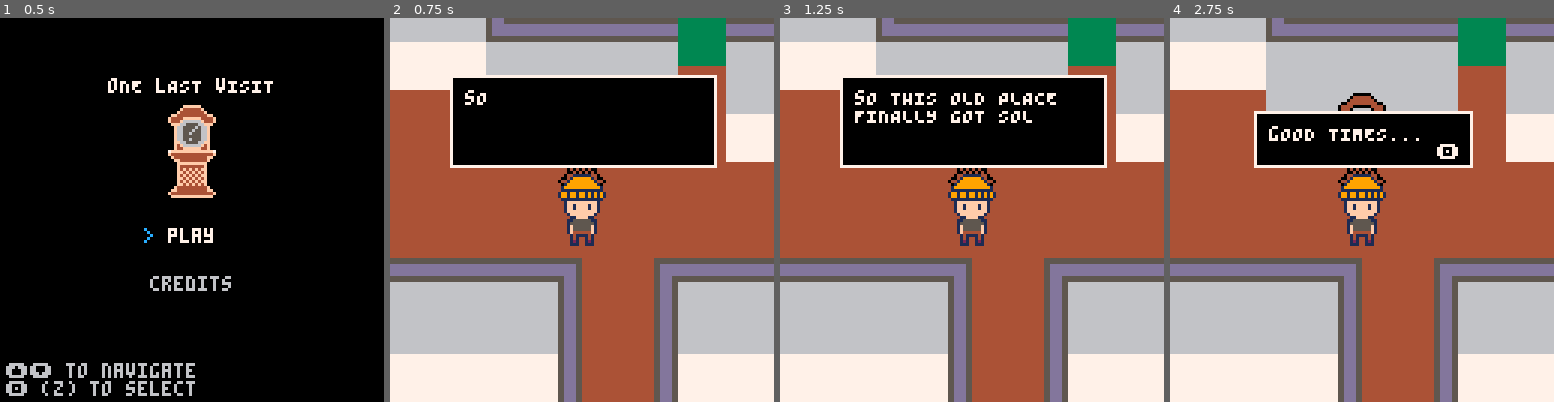
Above: before the commit, frames 1-4 (left to right).
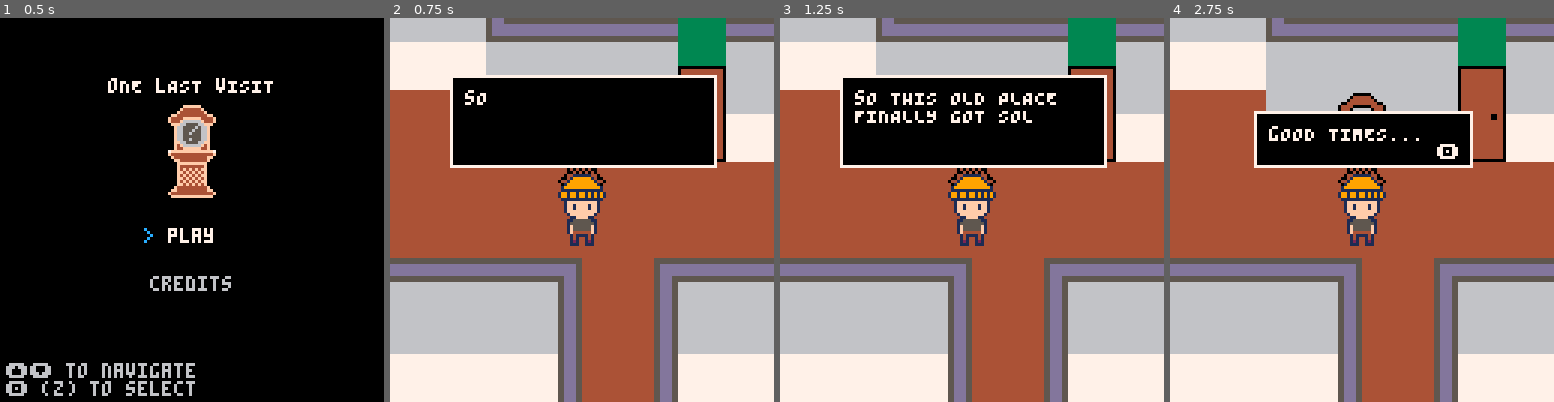
Above: after the commit, the same moments.

Repository: PaoloPortugal/one-last-visit
Game: PICO-8 cartridge mini-jam.p8
Same seed, same stepped clock (60 frames per second), same inputs: the game is played once before the commit and once after it.
Inputs:
- Up to frame 1 (0.5 s): tap X (X key) at 0.33 s
- Up to frame 2 (0.75 s): tap O (Z key) at 0.7 s
- Up to frame 3 (1.25 s): tap X (X key) at 1.07 s
- Up to frame 4 (2.75 s): hold Right 1.6-2.1 s; tap O (Z key) at 1.7, 2.1, 2.5 s; tap X (X key) at 1.85 s; hold Up 2.15-2.42 s; hold Right from 2.47 s (still down)

Frame 1 is identical in both runs. In frame 2, 0.3% of the frame differs, in the area x 75-88%, y 12-38%; in frame 3, 0.3%; in frame 4, 0.5%.

Commit message:
Game is done

Diff:
--- a/entities.lua
+++ b/entities.lua
@@ -19,7 +19,10 @@
             ["water bucket"]=52,
             ["hammer"]=53,
             ["backyard key"]=54,
-            ["bedroom key"]=55
+            ["bedroom key"]=55,
+            ["moofys' Wumpus (easter egg)"]=177,
+            ["Elhombrellave's key (easter egg)"]=176,
+            ["Maku's musical note (easter egg)"]=178
         }
     },
     chair=64,
@@ -398,6 +401,7 @@
                     player.interacting=false
                     mset(70,15,197)
                     mset(71,15,198)
+                    sfx(14)
                 end
             end
         end,
@@ -434,6 +438,7 @@
                         self.interacting=false
                         player.interacting=false
                         shelf.dead=true
+                        sfx(15)
                     end
                 else
                     player.x=self.snap_tile_x*8
@@ -540,6 +545,8 @@
                 elseif player.second_timeshift then
                     spawn_dialogue(player.x,player.y-16,{"And now I'm back...?","I mean... I guess I've seen weirder stuff"})
                     player.second_timeshift=false
+                else
+                    sfx(13)
                 end
             end,
             update=function(self)
@@ -623,6 +630,7 @@
                 player.interacting=false
                 self.interacting=false
                 self.interactable=false
+                sfx(14)
             end
         end,
 
@@ -664,6 +672,7 @@
 
                         if correct then
                             self.open=true
+                            sfx(16)
                         else
                         end
 
@@ -752,6 +761,7 @@
                 self.dead=true
                 player.interacting=false
                 self.interacting=false
+                sfx(14)
             end,
 
             update=function(self)
@@ -785,6 +795,7 @@
                         self.interacting=false
                         self.dead=true
                         player:remove_item("paper")
+                        sfx(14)
                     else
                         spawn_dialogue(player.x,player.y-16,"I could write something here, but what?")
                         player.interacting=false
@@ -829,6 +840,7 @@
                 self.dead=true
                 player.interacting=false
                 self.interacting=false
+                sfx(14)
             end,
 
             update=function(self)
@@ -861,6 +873,7 @@
                     self.interacting=false
                     past_sink.dead=true
                     present_sink.dead=true
+                    sfx(16)
                 else
                     spawn_dialogue(player.x,player.y-16,"There's running water here if I ever need it")
                     player.interacting=false
@@ -907,6 +920,7 @@
                         local new_present_flower_patch=make_talkative(present_flower_patch.x,present_flower_patch.y,"This looks great!")
                         add(objects,new_present_flower_patch)
                         self.dead=true
+                        sfx(16)
                         spawn_dialogue(player.x,player.y-16,"All done! Let's hope this looks better in the future")
                     else
                         spawn_dialogue(player.x,player.y-16,"Now I have to water it")
@@ -955,6 +969,7 @@
                     end
                     player:remove_item("bedroom key")
                     self.dead=true
+                    sfx(15)
                 else
                     spawn_dialogue(player.x,player.y-16,"Grandma always used to hide the key from me when I was left alone, it has to be near here")
                 end
@@ -992,6 +1007,7 @@
                     end
                     if present_backyard_door.dead then player:remove_item("backyard key") end
                     self.dead=true
+                    sfx(15)
                 else
                     spawn_dialogue(player.x,player.y-16,"If I recall correctly I left a copy of this door's key in the old unfinished pantry")
                 end
@@ -1029,6 +1045,7 @@
                     end
                     if past_backyard_door.dead then player:remove_item("backyard key") end
                     self.dead=true
+                    sfx(15)
                 else
                     spawn_dialogue(player.x,player.y-16,"If I recall correctly I left a copy of this door's key in the old unfinished pantry")
                 end
@@ -1070,6 +1087,7 @@
                     mset(23,9,147)
                     self.dead=true
                     player:remove_item("hammer")
+                    sfx(14)
                 else
                     spawn_dialogue(player.x,player.y-16,"It's broken! I bet I could fix this with a hammer")
                 end
@@ -1112,6 +1130,36 @@
     return s
 end
 
+function make_easter_egg(s_x, s_y, reward, visible)
+    local e={
+            x=s_x,
+            y=s_y,
+            w=8, -- width
+            h=8, -- height
+
+            interactable=true,
+            interacting=false,
+            dead=false,
+
+            interact=function(self)
+                player:get_item(reward)
+                self.dead=true
+                player.interacting=false
+                self.interacting=false
+                sfx(14)
+            end,
+
+            update=function(self)
+            end,
+
+            draw=function(self)
+                if visible then spr(sprites.player.inventory[reward],self.x,self.y,1,1,false,false) end
+            end,
+        }
+
+    return e
+end
+
 function make_camera(target)
 -- creates a new camera
     local c=
--- a/mini-jam.p8
+++ b/mini-jam.p8
@@ -2,7 +2,7 @@
 version 43
 __lua__
 -- oNE lAST vISIT
--- bY: "MOOFYS", "eLHOMBRELLAVE", "mAKU"
+-- bY: MOOFYS, eLHOMBRELLAVE, mAKU
 
 -->8
 -- main
@@ -59,6 +59,9 @@
     present_flower_patch=make_talkative(31*8,12*8,"This looks a bit dead, I bet it would look a lot better with something planted! But it'd take too long to grow...")
     local past_flower_patch=make_flower_patch(92*8,12*8)
     local photo=make_talkative(71*8,6*8,{"It's a photo of grandma and grandpa.","After grandpa passed she started feeling lonely and kept his old tools on that safe over as if they were treasures..."})
+    local eg_note=make_easter_egg(66*8,6*8,"Maku's musical note (easter egg)",false)
+    local eg_key=make_easter_egg(96*8,27*8,"Elhombrellave's key (easter egg)",false)
+    local eg_wumpus=make_easter_egg(9*8,8*8,"moofys' Wumpus (easter egg)",true)
     objects={
         chair,
         clock_1,clock_1_m,
@@ -76,7 +79,8 @@
         past_bedroom_door,
         present_backyard_door,past_backyard_door,
         present_flower_patch,past_flower_patch,
-        photo
+        photo,
+        eg_key,eg_note,eg_wumpus
     }
 end
 
@@ -146,7 +150,7 @@
 
 function win()
     state="win"
-    music(4)
+    music(3)
 end
 
 function enter_menu()
@@ -430,29 +434,29 @@
 
 __gff__
 0000000000000000000000000000000181000000000000000000000000000001000000000000000000000000000000020000000000000000030101020103030300000000000101000101010101010100010101010101010101010101010101010101010000000101010101010100000001010100000001010101010101020202
-0101010101010101010101010001010101010101010101010101010100010101000000000000000000000000000101010000010101000000000000000001010001010101000101010101010101010101010101010001010101010101010101010101010100010101010101010100010101010101000101010101010101000101
+0101010101010101010101010001010101010101010101010101010100010101000000000000000000000000000000010000010101000000000000000000000001010101000101010101010101010101010101010001010101010101010101010101010100010101010101000000010101010101000101010101010000000101
 __map__
 000000003a3b3b3b3b3b3b3b3b3b3b3b3c0000000000000000000000000000000000000000000000000000000000000000000000000000000000000000000000003a3b3b3b3b3b3b3b3b3b3b3b3c0000000000000000000000000000000000000000000000000000000000000000000000000000000000000000000000000000
 00000000391f1f1f1f1f1f1f1f1f1f1f39000000000000000000000000000000000000000000000000000000000000000000000000000000000000000000000000391f1f1f1f1f1f1f1f1f1f1f390000000000000000000000000000000000000000000000000000000000000000000000000000000000000000000000000000
 00000000391f1f1f1f1f1f1f1f1f1f1f39000000000000000000000000000000000000000000000000000000000000000000000000000000000000000000000000391f1f1f1f1f1f1f1f1f1f1f390000000000000000000000000000000000000000000000000000000000000000000000000000000000000000000000000000
-00000000391f1f1f1f1f1f1f1f1f1f1f393b3b3b3b3b3b3b3b3b3b3b3b3b3b3b3b3b3b3b3b3b3b3b3b3c0000000000000000000000000000000000000000000000391f1f1f1f1f1f1f1f1f1f1f393b3b3b3b3b3b3b3b3b3b3b3b3b3b3b3b3b3b3b3b3b3b3b3b3c00000000000000000000000000000000000000000000000000
+00000000391f1f1f1f1f1f1f1f1f1f1f393b3b3b3b3b3b3b3b3b3b3b3b3b3b3b3b3b3b3b3b3b3b3b3b3c0000000000000000000000000000000000000000000000391f1f1f1f1f1f1f1f1f1f1f39adadadadad3b3b3b3b3b3b3b3b3b3b3b3b3b3b3b3b3b3b3b3c00000000000000000000000000000000000000000000000000
 00000000394646464646464646464646391f1f1f1f1f1f1f1f1f1f1f1f1f1f1f1f1f1f1f1f1f1f1f1f390000000000000000000000000000000000000000000000394646464646464646464646391f1f1f1f1f1f1f1f1f1f1f1f1f1f1f1f1f1f1f1f1f1f1f1f3900000000000000000000000000000000000000000000000000
 00000000394646464646464646464646391f1f1f1f1f1f1f1f1f1f1f1f1f1f1f1f1f1f1f1f1f1f1f1f390000000000000000000000000000000000000000000000398c8d4a4b4c8e8f46606162391f1f1f1f1f1f1f1f1f1f1f1f1f1f1f1f1f1f1f1f1f1f1f1f3900000000000000000000000000000000000000000000000000
 00000000394444444444444444444444391f1f1f1f1f1f1f1f1f1f1f1f1f1f1f1f1f1f1f1f1f1f1f1f390000000000000000000000000000000000000000000000399c9d5a5b5c9e9f44707172391f1f1f1f1f1f1f1f1f1f1f1f1f1f1f1f1f1f1f1f1f1f1f1f3900000000000000000000000000000000000000000000000000
 00000000394444444444444444444444394747474747474747474747474747474747474747474747473900000000000000000000000000000000000000000000003944446a6b6c444444444444394747474747474747474747474747474747474747474747473900000000000000000000000000000000000000000000000000
 00000000394444444444444444444444394747478485868747474747474747474747474747474747473900000000000000000000000000000000000000000000003944447a7b7c444444444444394747478081828347474747474747474747474747474747473900000000000000000000000000000000000000000000000000
 0000000039444444444444444444444439474747949596974747474747474747474747474747474747390000000000000000000000000000000000000000000000394444444444444444444444394747479091929347474747474747474747474747474747473900000000000000000000000000000000000000000000000000
-00000000394444444444444444444444394747474747474747474747474747444444477e3b3b3b3b3b3b3b3b3b3b3b3b3b3b3b3b3b3c0000000000000000000000394444444444444444444444394747474747474747474747474747afbfbf473a3b3b3b3b3b3b3b3b3b3b3b3b3b3b3b3b3b3c00000000000000000000000000
-000000003d3b3b3b3b3b3b3b3c44443a3e4747474747474747474747474747444444477d2f2f2f2f2f1f54542f2f2f2f2f2f2f2f2f3900000000000000000000003d3b3b3b3b3b3b3b3c44443a3e4747474747474747474747474747bfafbf47392f2f2f2f2f1f1f1f2f2f2f2f2f2f2f2f2f3900000000000000000000000000
-3a3b3b3b0f3b3b3b3b3b3b3b3e44443d0f3b3b3b7f47474747474747474747444444477d2f2f2f2f2f1f54542f2f2f2f2f2f2f2f2f39000000000000003a3b3b3b0f3b3b3b3b3b3b3b3e44443d0f3b3b3b7f47474747474747474747afbfbf47392f2f2f2f2f1f1f1f2f2f2f2f2f2f2f2f2f3900000000000000000000000000
-391f1f1f1f1f1f1f1f1f1f1f1f44441f1f2f2f2f7d4747474747474747474744444447391f1f1f1f1f1f54541f1f1f1f1f1f1f1f1f3900000000000000391f1f1f1f1f1f1f1f1f1f1f1f44441f1f2f2f2f7d47474747474747474747bfafbf47391f48491f1f1f1f1f1f1f1f1f1f1f1f1f1f3900000000000000000000000000
+00000000394444444444444444444444394747474747474747474747474747afbfbf477e3b3b3b3b3b3b3b3b3b3b3b3b3b3b3b3b3b3c0000000000000000000000394444444444444444444444394747474747474747474747474747afbfbf473a3b3b3b3b3b3b3b3b3b3b3b3b3b3b3b3b3b3c00000000000000000000000000
+000000003d3b3b3b3b3b3b3b3c44443a3e4747474747474747474747474747bfafbf477d2f2f2f2f2f1f54542f2f2f2f2f2f2f2f2f3900000000000000000000003d3b3b3b3b3b3b3b3c44443a3e4747474747474747474747474747bfafbf47392f2f2f2f2f1f1f1f2f2f2f2f2f2f2f2f2f3900000000000000000000000000
+3a3b3b3b0f3b3b3b3b3b3b3b3e44443d0f3b3b3b7f47474747474747474747afbfbf477d2f2f2f2f2f1f54542f2f2f2f2f2f2f2f2f39000000000000003a3b3b3b0f3b3b3b3b3b3b3b3e44443d0f3b3b3b7f47474747474747474747afbfbf47392f2f2f2f2f1f1f1f2f2f2f2f2f2f2f2f2f3900000000000000000000000000
+391f1f1f1f1f1f1f1f1f1f1f1f44441f1f2f2f2f7d47474747474747474747bfafbf47391f1f1f1f1f1f54541f1f1f1f1f1f1f1f1f3900000000000000391f1f1f1f1f1f1f1f1f1f1f1f44441f1f2f2f2f7d47474747474747474747bfafbf47391f48491f1f1f1f1f1f1f1f1f1f1f1f1f1f3900000000000000000000000000
 391f2f2f2f2f2f2f2f2f2f2f1f44441f1f2f2f2f7d474747474747474747474747474739464646464646545446464646c9ca4646463900000000000000391f2f2f2f2f2f2f2f2f2f2f1fcecf1f1f2f2f2f7d474747474747474747474747474739465859464646464646464646c9ca4646463900000000000000000000000000
 391f1f1f1f1f1f1f1f1f1f1f1f44441f1f1f1f1f3d3b3b3b3b3b3b3b47473b3b3b3b3b3e46464646464654544646c7c8d9dae7e8463900000000000000391f1f1f1f1f1f1f1ff9fa1f1fdedf1f1f1f1f1f3d3b3b3b3b3b3b3b47473b3b3b3b3b3e46686946464646464646c7c8d9dae7e8463900000000000000000000000000
 39464646464646464646464646444446464646461f2f2f2f2f2f2f2f47472f2f2f2f2f1f44444444444444444444d7d8e9eaf7f8443900000000000000394646464646464646d5d64646eeef46464646461f2f2f2f2f2f2f2f47472f2f2f2f2f1f44787944444444444444d7d8e9eaf7f8443900000000000000000000000000
-39464646464646464646464646444446464646461f2f2f2f2f2f2f2f44442f2f2f2f2f1f44444444444444444444444444444444443900000000000000394646cbcccd464646e5e64646feff46464646461f2f2f2f2f2f2f2fcecf2f2f2f2f2f1f44444444444444444444444444444444443900000000000000000000000000
-39444444444444444444444444444444444444441f1f1fc0c11f1f1f44441f1f1f1f1f1f44444444444444444444444444444444443900000000000000394444dbdcdd444444f5f64444444444444444441f1f1fc0c11f1f1fdedf1f1f1f1f1f1f44444444444444444444444444444444443900000000000000000000000000
-3944444444444444444444444444444444444444464646d0d14646464444464646464646444444444444444444444444444444444439000000000000003944444444444444444444444444444444444444464646d0d1464646eeef46464646464544444444444444444444444444444444443900000000000000000000000000
-3944444444444444444444444444444444444444464646e0e14646464444464646464646444444444444444444444444444444444439000000000000003944444444444444444444444444444444444444464646e0e1464646feff46464646465544444444444444444444444444444444443900000000000000000000000000
+39464646464646464646464646444446464646461f2f2f2f2f2f2f2fcecf2f2f2f2f2f1f44444444444444444444444444444444443900000000000000394646cbcccd464646e5e64646feff46464646461f2f2f2f2f2f2f2fcecf2f2f2f2f2f1f44444444444444444444444444444444443900000000000000000000000000
+39444444444444444444444444444444444444441f1f1fc0c11f1f1fdedf1f1f1f1f1f1f44444444444444444444444444444444443900000000000000394444dbdcdd444444f5f64444444444444444441f1f1fc0c11f1f1fdedf1f1f1f1f1f1f44444444444444444444444444444444443900000000000000000000000000
+3944444444444444444444444444444444444444464646d0d1464646eeef464646464646444444444444444444444444444444444439000000000000003944444444444444444444444444444444444444464646d0d1464646eeef46464646464544444444444444444444444444444444443900000000000000000000000000
+3944444444444444444444444444444444444444464646e0e1464646feff464646464646444444444444444444444444444444444439000000000000003944444444444444444444444444444444444444464646e0e1464646feff46464646465544444444444444444444444444444444443900000000000000000000000000
 3944444444444444444444444444444444444444444444f0f1444444444444444444444444444444444444444444444444444444443900000000000000394d4e5657444444444444444444444444444444444444f0f1444444444444444444444444444444444444444444444444444444443900000000000000000000000000
 39444444444444444444444444444444444444444444444444444444444444444444444444444444444444444444444444444444443900000000000000395d5e666744444444444444444444444444444444444444444444444444444444444444444444444444444488898a8b44444444443900000000000000000000000000
 39444444444444444444444444444444444444444444444444444444444444444444444444444444444444444444444444444444443900000000000000396d6e767744444444444444444444444444444444444444444444444444444444444444444444444444444498999a9b44444444443900000000000000000000000000
Not shown, changed: 32 lines of the sprite sheet (__gfx__) section of mini-jam.p8
Not shown, changed: the music (__music__) section of mini-jam.p8
Not shown, changed: the sound effects (__sfx__) section of mini-jam.p8
Not shown, added: mini-jam.p8.png
